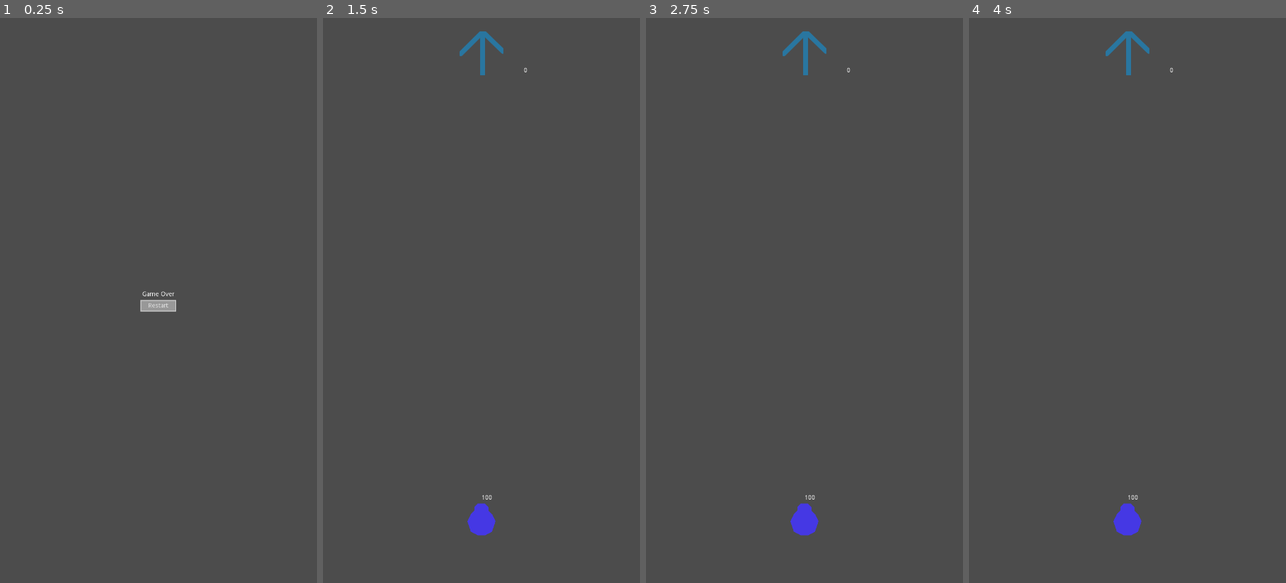
Above: before the commit, frames 1-4 (left to right).
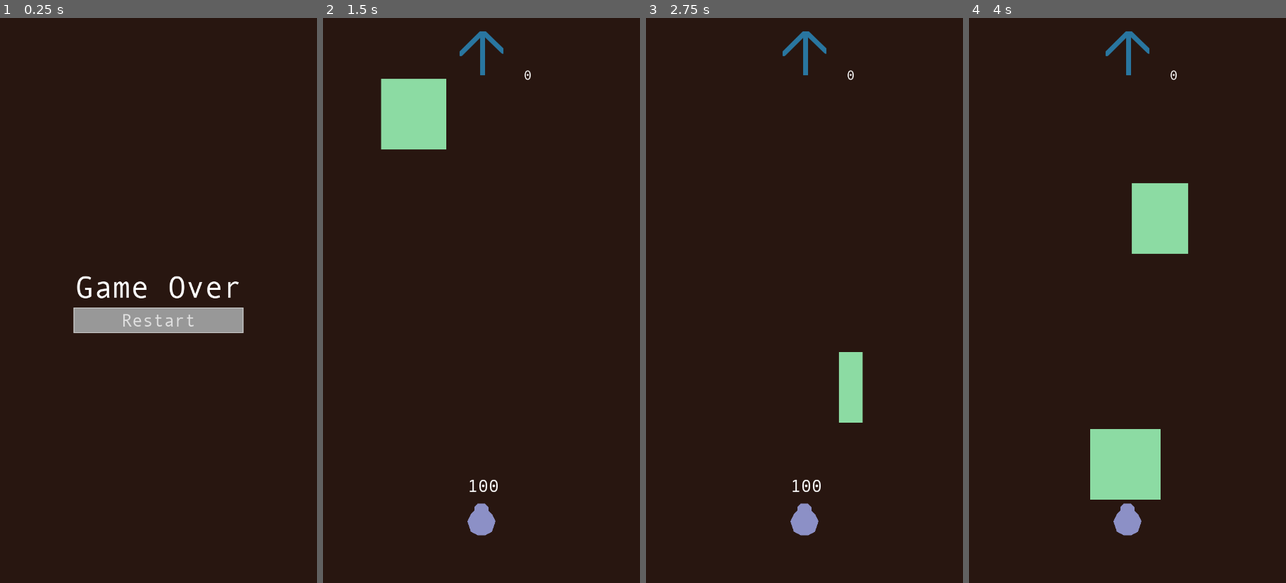
Above: after the commit, the same moments.

Repository: drarbego/payaso-de-equilibrio
Game: Godot game, scene res://GameOverMenu.tscn
Two runs of this game, one before a commit and one after it. Both use one fixed random seed, a clock stepped at 60 frames per second and the inputs below.
Inputs:
- Up to frame 1 (0.25 s): no input
- Up to frame 2 (1.5 s): click "Restart" at 0.5 s; tap Enter at 1.25 s
- Up to frame 3 (2.75 s): no input
- Up to frame 4 (4 s): no input

The runs differ from the first frame. In frame 1, 100% of the frame differs, in the area x 0-100%, y 0-100%; in frame 2, 100%; in frame 3, 100%; in frame 4, 100%.

Commit message:
update colors

Diff:
--- a/Characters/Payasito.tscn
+++ b/Characters/Payasito.tscn
@@ -8,6 +8,13 @@
 [sub_resource type="CircleShape2D" id=2]
 radius = 30.0
 
+[sub_resource type="DynamicFontData" id=3]
+font_path = "res://Assets/Andale Mono.ttf"
+
+[sub_resource type="DynamicFont" id=4]
+size = 40
+font_data = SubResource( 3 )
+
 [node name="Payasito" type="KinematicBody2D"]
 script = ExtResource( 1 )
 
@@ -15,7 +22,7 @@
 shape = SubResource( 1 )
 
 [node name="Polygon2D" type="Polygon2D" parent="."]
-color = Color( 0.27451, 0.223529, 0.898039, 1 )
+color = Color( 0.552941, 0.568627, 0.780392, 1 )
 polygon = PoolVector2Array( 0, -40, 8, -40, 16, -32, 16, -24, 24, -16, 32, 0, 24, 24, 8, 32, -8, 32, -24, 24, -32, 0, -24, -16, -16, -24, -16, -32, -8, -40 )
 
 [node name="Hitbox" type="Area2D" parent="."]
@@ -28,9 +35,11 @@
 [node name="Tween" type="Tween" parent="."]
 
 [node name="Label" type="Label" parent="."]
-margin_top = -60.0
-margin_right = 40.0
-margin_bottom = -46.0
+margin_left = -32.0
+margin_top = -103.127
+margin_right = 8.0
+margin_bottom = -57.1269
+custom_fonts/font = SubResource( 4 )
 __meta__ = {
 "_edit_use_anchors_": false
 }
--- a/Env.tscn
+++ b/Env.tscn
@@ -1,13 +1,18 @@
-[gd_scene load_steps=6 format=2]
+[gd_scene load_steps=8 format=2]
 
 [ext_resource path="res://Env.gd" type="Script" id=1]
 [ext_resource path="res://Characters/Payasito.tscn" type="PackedScene" id=2]
 [ext_resource path="res://upwards_arrow.png" type="Texture" id=3]
+[ext_resource path="res://Assets/Andale Mono.ttf" type="DynamicFontData" id=4]
 
-[sub_resource type="RectangleShape2D" id=1]
+[sub_resource type="DynamicFont" id=1]
+size = 30
+font_data = ExtResource( 4 )
+
+[sub_resource type="RectangleShape2D" id=2]
 extents = Vector2( 350, 10 )
 
-[sub_resource type="RectangleShape2D" id=2]
+[sub_resource type="RectangleShape2D" id=3]
 extents = Vector2( 6, 40 )
 
 [node name="Env" type="Node2D"]
@@ -25,6 +30,7 @@
 margin_top = 112.323
 margin_right = 495.897
 margin_bottom = 126.323
+custom_fonts/font = SubResource( 1 )
 __meta__ = {
 "_edit_use_anchors_": false
 }
--- a/GameOverMenu.tscn
+++ b/GameOverMenu.tscn
@@ -1,6 +1,7 @@
-[gd_scene load_steps=4 format=2]
+[gd_scene load_steps=7 format=2]
 
 [ext_resource path="res://GameOverMenu.gd" type="Script" id=1]
+[ext_resource path="res://Assets/Andale Mono.ttf" type="DynamicFontData" id=2]
 
 [sub_resource type="StyleBoxFlat" id=1]
 border_width_left = 2
@@ -26,6 +27,14 @@
 Button/styles/pressed = null
 VBoxContainer/constants/separation = 10
 
+[sub_resource type="DynamicFont" id=3]
+size = 70
+font_data = ExtResource( 2 )
+
+[sub_resource type="DynamicFont" id=4]
+size = 40
+font_data = ExtResource( 2 )
+
 [node name="GameOverMenu" type="Control"]
 anchor_right = 1.0
 anchor_bottom = 1.0
@@ -43,20 +52,22 @@
 }
 
 [node name="VBoxContainer" type="VBoxContainer" parent="CenterContainer"]
-margin_left = 323.0
-margin_top = 619.0
-margin_right = 396.0
-margin_bottom = 661.0
+margin_left = 171.0
+margin_top = 570.0
+margin_right = 549.0
+margin_bottom = 710.0
 
 [node name="Label" type="Label" parent="CenterContainer/VBoxContainer"]
-margin_right = 73.0
-margin_bottom = 14.0
+margin_right = 378.0
+margin_bottom = 80.0
+custom_fonts/font = SubResource( 3 )
 text = "Game Over"
 align = 1
 
 [node name="Button" type="Button" parent="CenterContainer/VBoxContainer"]
-margin_top = 24.0
-margin_right = 73.0
-margin_bottom = 42.0
+margin_top = 90.0
+margin_right = 378.0
+margin_bottom = 140.0
+custom_fonts/font = SubResource( 4 )
 text = "Restart"
 [connection signal="pressed" from="CenterContainer/VBoxContainer/Button" to="." method="_on_Button_pressed"]
--- a/Obstacle.gd
+++ b/Obstacle.gd
@@ -12,8 +12,14 @@
 func _ready():
 	var shape = RectangleShape2D.new()
 	var x_extent = (randi() % (max_x_extent - min_x_extent + 1)) + min_x_extent
-	shape.set_extents(Vector2(x_extent, 80))
+	var y_extent = 80
+	shape.set_extents(Vector2(x_extent, y_extent))
 	$CollisionShape2D.set_shape(shape)
+	var top_left = Vector2(-shape.extents.x, -shape.extents.y)
+	var top_right = Vector2(shape.extents.x, -shape.extents.y)
+	var bottom_left = Vector2(-shape.extents.x, shape.extents.y)
+	var bottom_right = Vector2(shape.extents.x, shape.extents.y)
+	$Polygon2D.polygon = PoolVector2Array([top_left, top_right, bottom_right, bottom_left])
 
 	self.speed = ((float(max_x_extent) - float(x_extent)) / float(max_x_extent)) * (max_speed - min_speed) + min_speed
 
--- a/Obstacle.tscn
+++ b/Obstacle.tscn
@@ -12,3 +12,7 @@
 
 [node name="CollisionShape2D" type="CollisionShape2D" parent="."]
 shape = SubResource( 1 )
+
+[node name="Polygon2D" type="Polygon2D" parent="."]
+color = Color( 0.552941, 0.862745, 0.643137, 1 )
+polygon = PoolVector2Array( -80, -80, 80, -80, 80, 80, -80, 80 )
--- a/project.godot
+++ b/project.godot
@@ -44,4 +44,5 @@
 
 [rendering]
 
+environment/default_clear_color=Color( 0.160784, 0.0901961, 0.0666667, 1 )
 environment/default_environment="res://default_env.tres"
Binary file added: Assets/Andale Mono.ttf
Not shown: 1 places in Characters/Payasito.tscn that only renumber resources
Not shown: 2 places in Env.tscn that only renumber resources
Not shown, changed: export_presets.cfg
Not shown, changed: .gitignore
